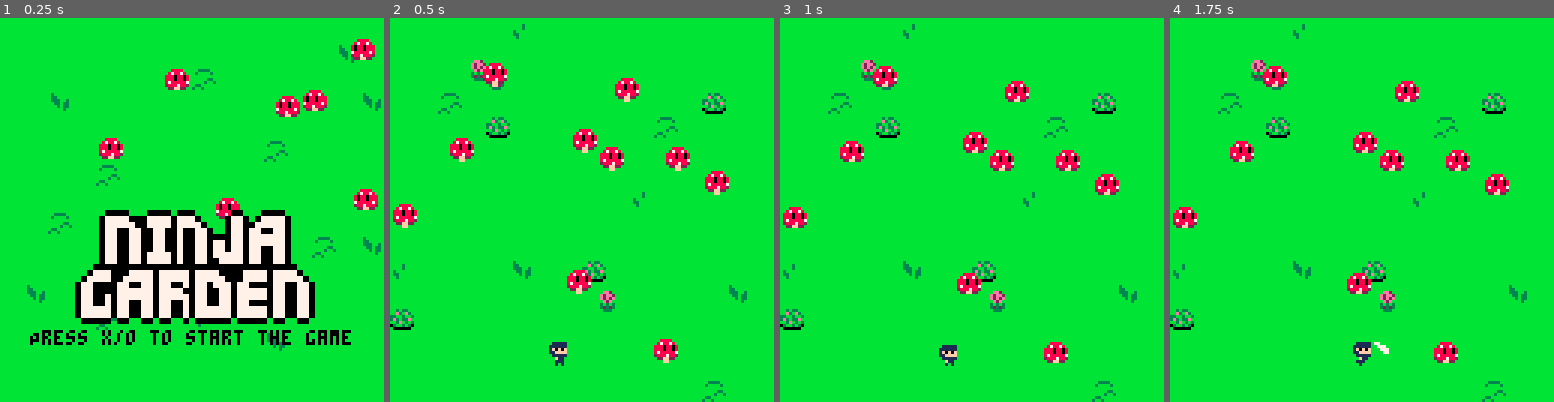
Above: before the commit, frames 1-4 (left to right).
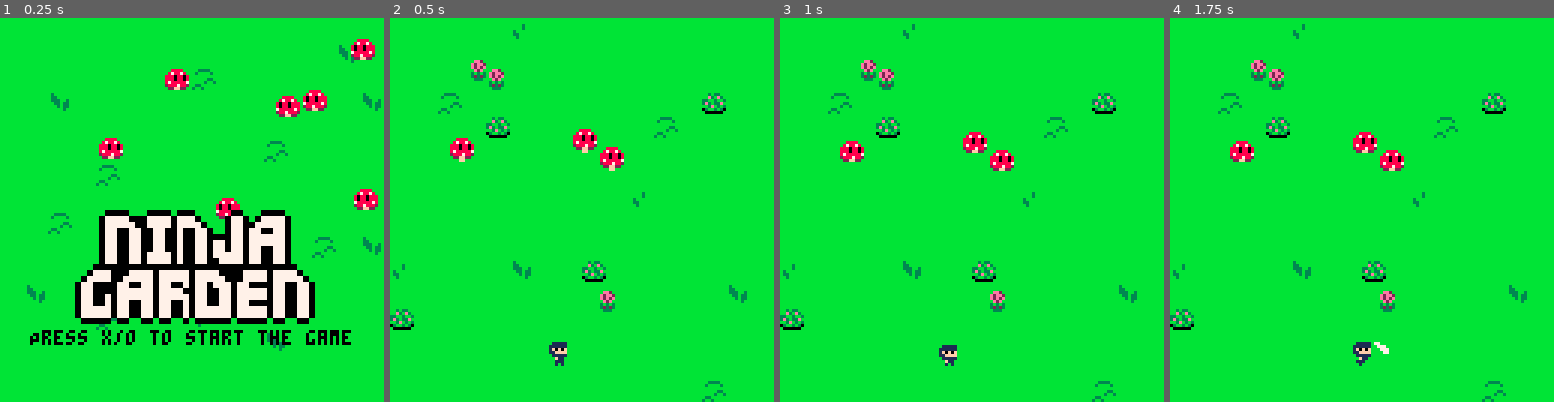
Above: after the commit, the same moments.

Repository: SnoozeTime/Spring2D_2025
Game: PICO-8 cartridge spring.p8
Same seed, same stepped clock (60 frames per second), same inputs: the game is played once before the commit and once after it.
Inputs:
- Up to frame 1 (0.25 s): no input
- Up to frame 2 (0.5 s): tap X (X key) at 0.33 s
- Up to frame 3 (1 s): tap O (Z key) at 0.7 s
- Up to frame 4 (1.75 s): tap X (X key) at 1.07 s; hold Right from 1.6 s (still down); tap O (Z key) at 1.7 s

Frame 1 is identical in both runs. In frame 2, 2.1% of the frame differs, in the area x 0-89%, y 11-90%; in frame 3, 2.0%; in frame 4, 2.0%.

Commit message:
Shrooms from spores!

Diff:
--- a/game.lua
+++ b/game.lua
@@ -16,9 +16,9 @@
            pos = {x = flr(rnd(120)), y = flr(rnd(120))},
            bounds = {w = 128, h = 128},
          }
-  enemies = {}
-  for i=1,10 do
-    add(enemies, enemy:new{
+  shrooms = {}
+  for i=1,3 do
+    add(shrooms, shroom:new{
       pos = {x = flr(rnd(120)), y = flr(rnd(120))},
       bounds = {w = 128, h = 128},
     })
@@ -40,8 +40,8 @@
   for i=1,#roses do
     roses[i]:draw()
   end
-  for i=1,#enemies do
-    enemies[i]:draw()
+  for i=1,#shrooms do
+    shrooms[i]:draw()
   end
   for i=1,#spores do
     spores[i]:draw()
@@ -50,23 +50,31 @@
 end
 
 function game_update()
-  hero:update(enemies)
-  local deads = {}
-  for i=1,#enemies do
-    local message = enemies[i]:update(roses)
+  hero:update(shrooms)
+  local dead_shrooms = {}
+  for i=1,#shrooms do
+    local message = shrooms[i]:update(roses)
     if message then
-      if message.id == enemy.REMOVE then
-        add(deads, i)
-      elseif message.id == enemy.NEW_SPORE then
+      if message.id == shroom.REMOVE then
+        add(dead_shrooms, i)
+      elseif message.id == shroom.NEW_SPORE then
         add(spores, message.spore)
       end
     end
   end
-  for i=#deads,1,-1 do
-    deli(enemies,deads[i])
+  for i=#dead_shrooms,1,-1 do
+    deli(shrooms,dead_shrooms[i])
   end
+  local dead_spores = {}
   for i=1,#spores do
-    spores[i]:update()
+    local new_shroom = spores[i]:update()
+    if new_shroom then
+      add(shrooms, new_shroom)
+      add(dead_spores,i)
+    end
+  end
+  for i=#dead_spores,1,-1 do
+    deli(spores,dead_spores[i])
   end
   for i=1,#roses do
     roses[i]:update()
--- a/enemy.lua
+++ b/shroom.lua
@@ -1,4 +1,4 @@
-enemy = {
+shroom = {
   WALKSPEED = 0.5,
   SIZE = 8,
   DEATH_SPEED = 5,
@@ -9,7 +9,7 @@
   NEW_SPORE = 1,
 }
 
-function enemy:new(o)
+function shroom:new(o)
   o = o or {}
   setmetatable(o, self)
   self.__index = self
@@ -30,17 +30,17 @@
   return o
 end
 
-function enemy:pressed(btni)
+function shroom:pressed(btni)
   local btnmask = 1 << btni
   return (not (self.lastbtn & btnmask == btnmask)) and (self.btn & btnmask == btnmask)
 end
 
-function enemy:held(btni)
+function shroom:held(btni)
   local btnmask = 1 << btni
   return self.btn & btnmask == btnmask
 end
 
-function enemy:colcirc()
+function shroom:colcirc()
   if not self.alive then
     return nil
   end
@@ -52,7 +52,7 @@
   }
 end
 
-function enemy:collide(collision)
+function shroom:collide(collision)
   self.alive = false
   self.anim = anim:new{
     t = 0,
@@ -68,7 +68,7 @@
 end
 
 -- return messages {id,...}
-function enemy:update(roses)
+function shroom:update(roses)
   self.anim:update()
 
   if self.alive then
@@ -76,10 +76,10 @@
     if self.spore_t >= self.SPORE_WAIT_FRAMES then
       self.spore_t = 0
       return {
-        id = enemy.NEW_SPORE,
+        id = shroom.NEW_SPORE,
         spore = spore:new{
           start = {x = self.pos.x, y = self.pos.y},
-          rose = roses[flr(rnd(#roses))+1],
+          rose = rnd(roses)
         }
       }
     end
@@ -89,27 +89,43 @@
     self.vel.y *= self.DEATH_FRICTION
     self.pos.x += self.vel.x
     self.pos.y += self.vel.y
-    return self.anim:done() and { id = enemy.REMOVE } or nil
+    return self.anim:done() and { id = shroom.REMOVE } or nil
   end
 end
 
-function enemy:draw()
+function shroom:draw()
   self.anim:draw(self.pos.x, self.pos.y, self.facing < 0)
 end
 
 -- Spores
 
 spore = {
-  SPEED = 0.1,
+  FLOAT_FRAMES = 4*30,
   SIZE = 3,
+  ATTACK_DISTANCE = 16,
 }
 
 function spore:new(o)
   o = o or {}
   setmetatable(o, self)
   self.__index = self
+  o.t = 0
+  -- figure out where the rose is
   o.pos = {x = o.start.x, y = o.start.y}
-  o.vel = {x = 0, y = 0}
+  local normal
+  local len
+  normal, len = math.normalize({x=o.rose.pos.x - o.pos.x, y = o.rose.pos.y - o.pos.y})
+  -- If we're close enough, attack directly.
+  if len < self.ATTACK_DISTANCE then
+    o.target = {x = o.rose.pos.x, y = o.rose.pos.y}
+  else
+    -- Attack as far as we can
+    -- TODO: randomize this a bit
+    o.target = {
+      x = o.pos.x + normal.x * self.ATTACK_DISTANCE,
+      y = o.pos.y + normal.y * self.ATTACK_DISTANCE,
+    }
+  end
   o.anim = anim:new{
     t = 0,
     trans_color = 6,
@@ -125,24 +141,20 @@
 end
 
 function spore:update()
+  self.t += 1
   self.anim:update()
 
-  local dp = {x = self.rose.pos.x - self.pos.x, y = self.rose.pos.y - self.pos.y}
-  local facing_normal, len = math.normalize(dp)
-
-  if facing_normal and len > 0.1 then
-    self.facing = facing_normal.x
-
-    local speed = self.SPEED
-    self.vel.x = facing_normal.x * speed
-    self.vel.y = facing_normal.y * speed
-  else
-    self.vel.x = 0
-    self.vel.y = 0
+  if self.t >= self.FLOAT_FRAMES then
+    -- plant shroom
+    return shroom:new{
+      pos = {x = self.pos.x, y = self.pos.y}
+    }
   end
 
-  self.pos.x += self.vel.x
-  self.pos.y += self.vel.y
+  self.pos.x = self.start.x + (self.target.x - self.start.x) * self.t / self.FLOAT_FRAMES
+  self.pos.y = self.start.y + (self.target.y - self.start.y) * self.t / self.FLOAT_FRAMES
+
+  return nil
 end
 
 function spore:draw()
--- a/spring.p8
+++ b/spring.p8
@@ -4,7 +4,7 @@
 #include game.lua
 #include hero.lua
 #include anim.lua
-#include enemy.lua
+#include shroom.lua
 #include collision.lua
 #include rose.lua
 #include state.lua
--- a/state.lua
+++ b/state.lua
@@ -6,9 +6,9 @@
 
 
     -- let's draw a bunch of mushrooms
-    enemies = {}
+    shrooms = {}
     for i=1,10 do
-        add(enemies, enemy:new{
+        add(shrooms, shroom:new{
         pos = {x = flr(rnd(120)), y = flr(rnd(120))},
         anim =  anim:new{
             t = 0,
@@ -27,8 +27,8 @@
 
 
 function menu_update()
-    for i=1,#enemies do
-        enemies[i].anim:update()
+    for i=1,#shrooms do
+        shrooms[i].anim:update()
     end
 
     if (btnp(❎)) then game_init() end
@@ -42,8 +42,8 @@
     palt(6, true)
     map(32, 0)
 
-    for i=1,#enemies do
-        enemies[i].anim:draw(enemies[i].pos.x, enemies[i].pos.y, enemies[i].pos.x > 64, false)
+    for i=1,#shrooms do
+        shrooms[i].anim:draw(shrooms[i].pos.x, shrooms[i].pos.y, shrooms[i].pos.x > 64, false)
     end
 
 
